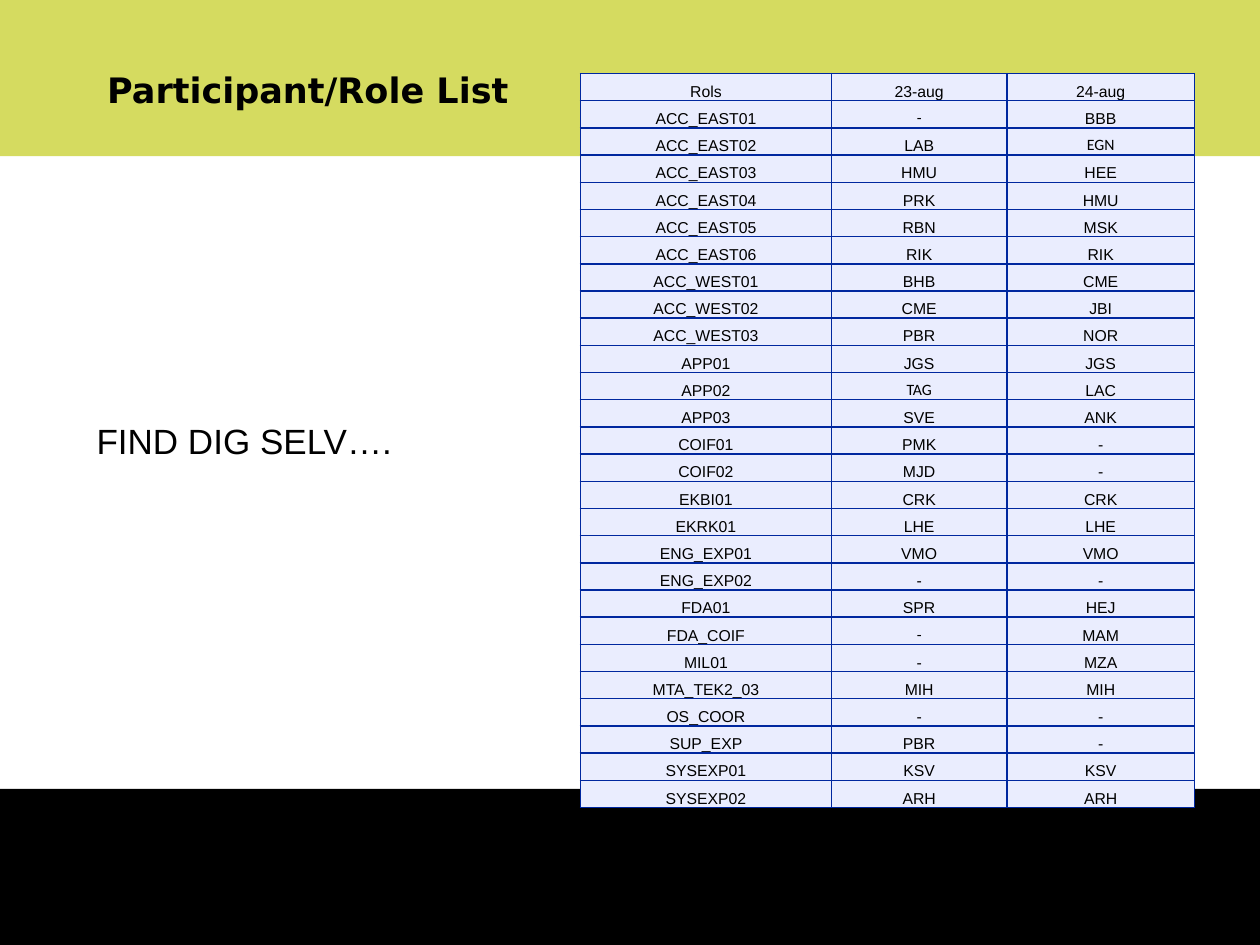
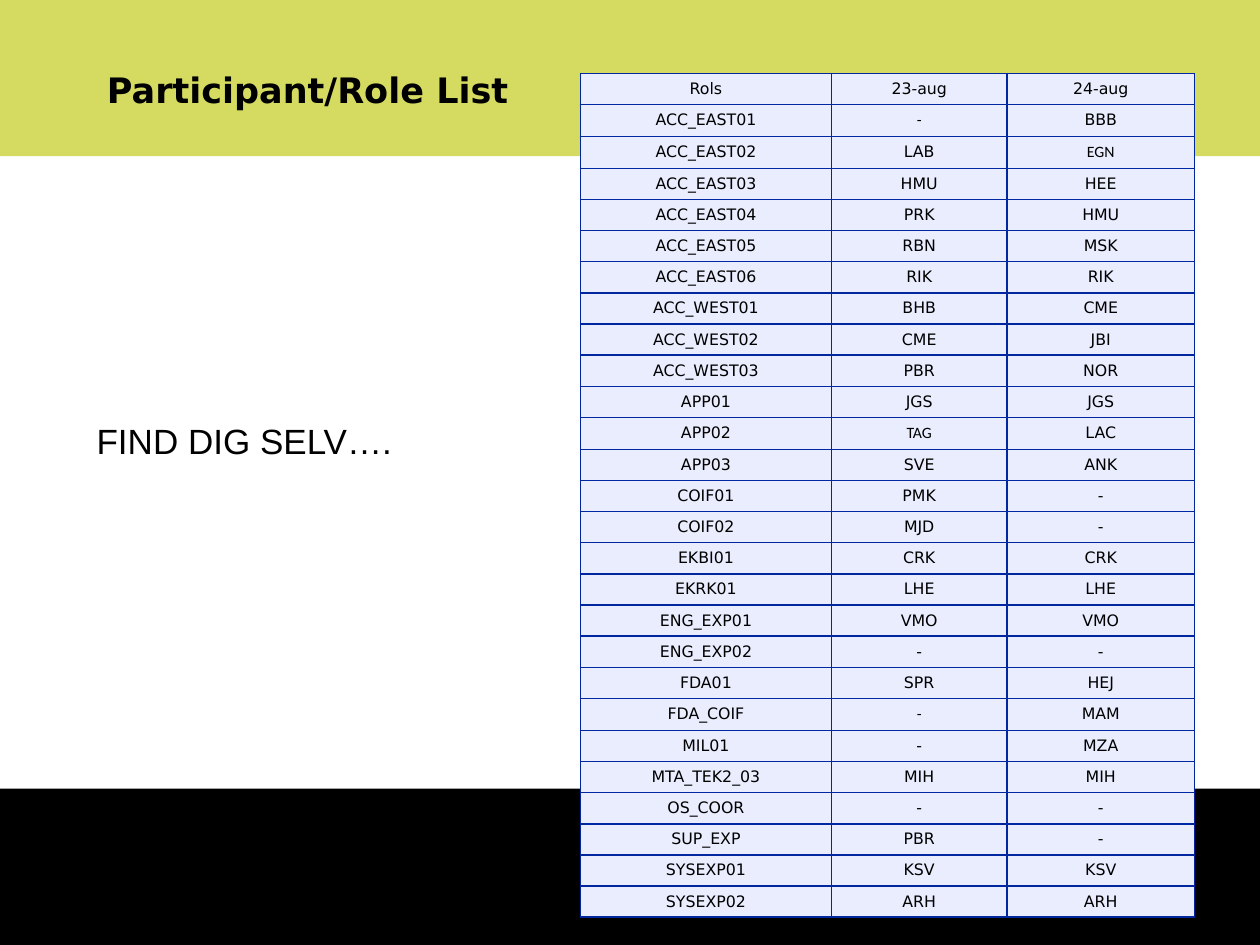
Before and after one commit to danchrist/officedoc, a slide deck: slide 4 of agenda_2016W34_1 [632300].pptx. Drawn at 1260x945 pixels with LibreOffice and Linux fonts; fonts in the diff are those of the drawing; background and template pictures are left out. Boxes give left, top, right and bottom in pixels: in the first picture for what was removed or moved away, otherwise in the second. Text is boxed around its words. In the diff, an @@ line names an element or a change of style, - is before the commit and + after.

```diff
--- a/agenda_2016W34_1 [632300].pptx
+++ b/agenda_2016W34_1 [632300].pptx
@@ table at bbox=[581, 73, 1194, 912] @@
@@ fill #EAEEFF to #EAEDFE in 81 cells @@
@@ font Arial to DejaVu Sans @@
@@ borders changed @@
```
Also in this commit, not shown: 9 other slides changed.
